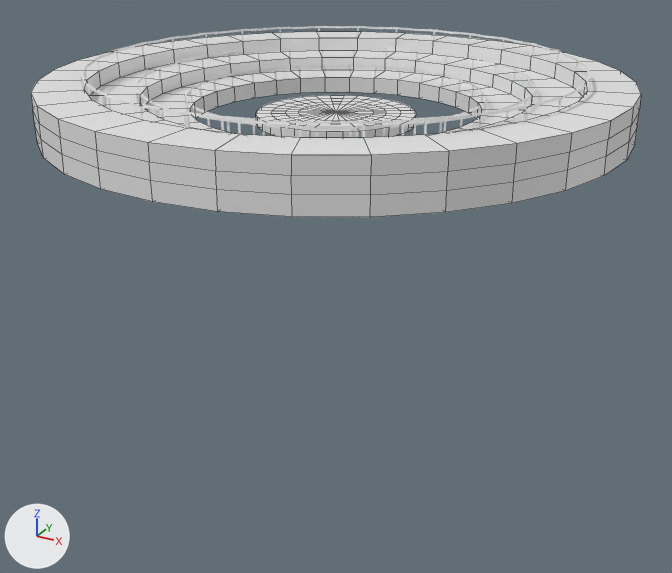
Two versions of the Blender file Assets/Models/Platform.blend, one commit apart.
Rendered twice from a 50 mm lens placed at (8.92, -16.22, 4.4), pointed at (0.01, -0.02, -3.7). The lights are fixed; the arrows at lower left show +X, +Y and +Z. Mesh edges are drawn as thin lines on the coarser meshes.

Objects in the first picture: 'IR', 'MR', 'OR', 'Platform', 'Platform.001', 'Platform.003', 'Stand'.
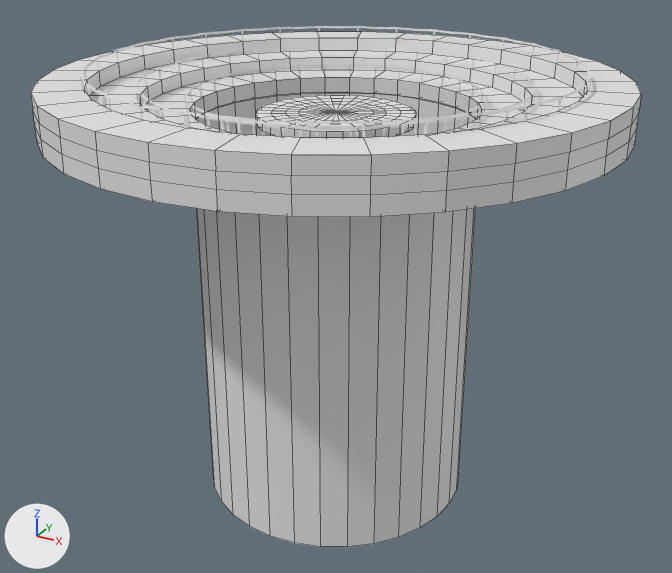
Commit message: Added Pit

The change in detail:
Mesh me_cylinder_011 is new.
It has 64 vertices, 32 faces and spans x -1.88..1.88, y -1.88..1.88, z -8.5..-0.24.
Object 'Pit' (ob_pit) is new; it shows me_cylinder_011.
Its location is (0.0, 0.0, 0.12).
Its scale is (1.54, 1.54, 1.0).

Boxes (x1, y1, x2, y2) around the edits, measured in the pictures (672 x 573 px):
'Pit', added: after (196, 93, 476, 547)
